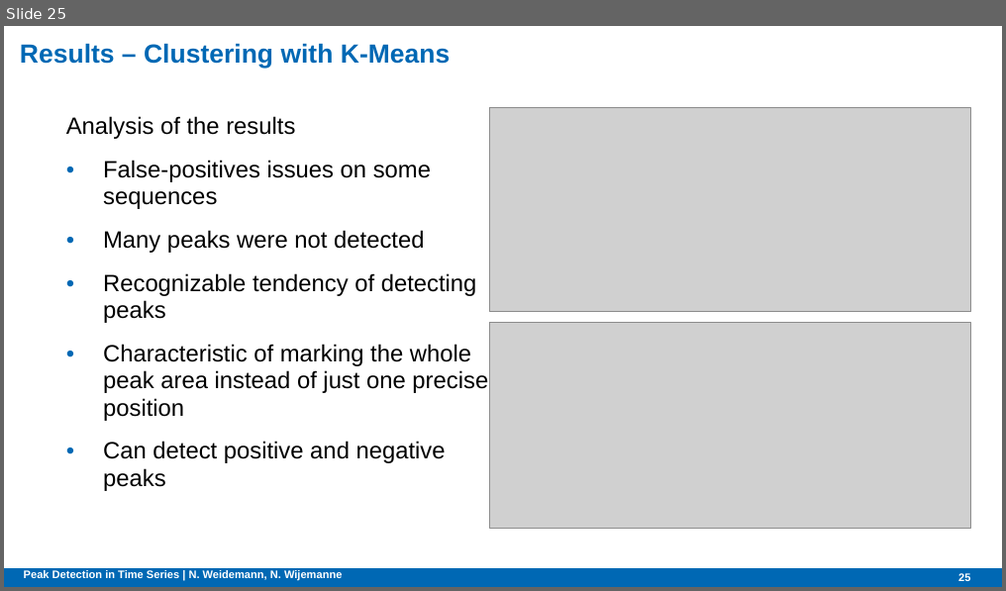
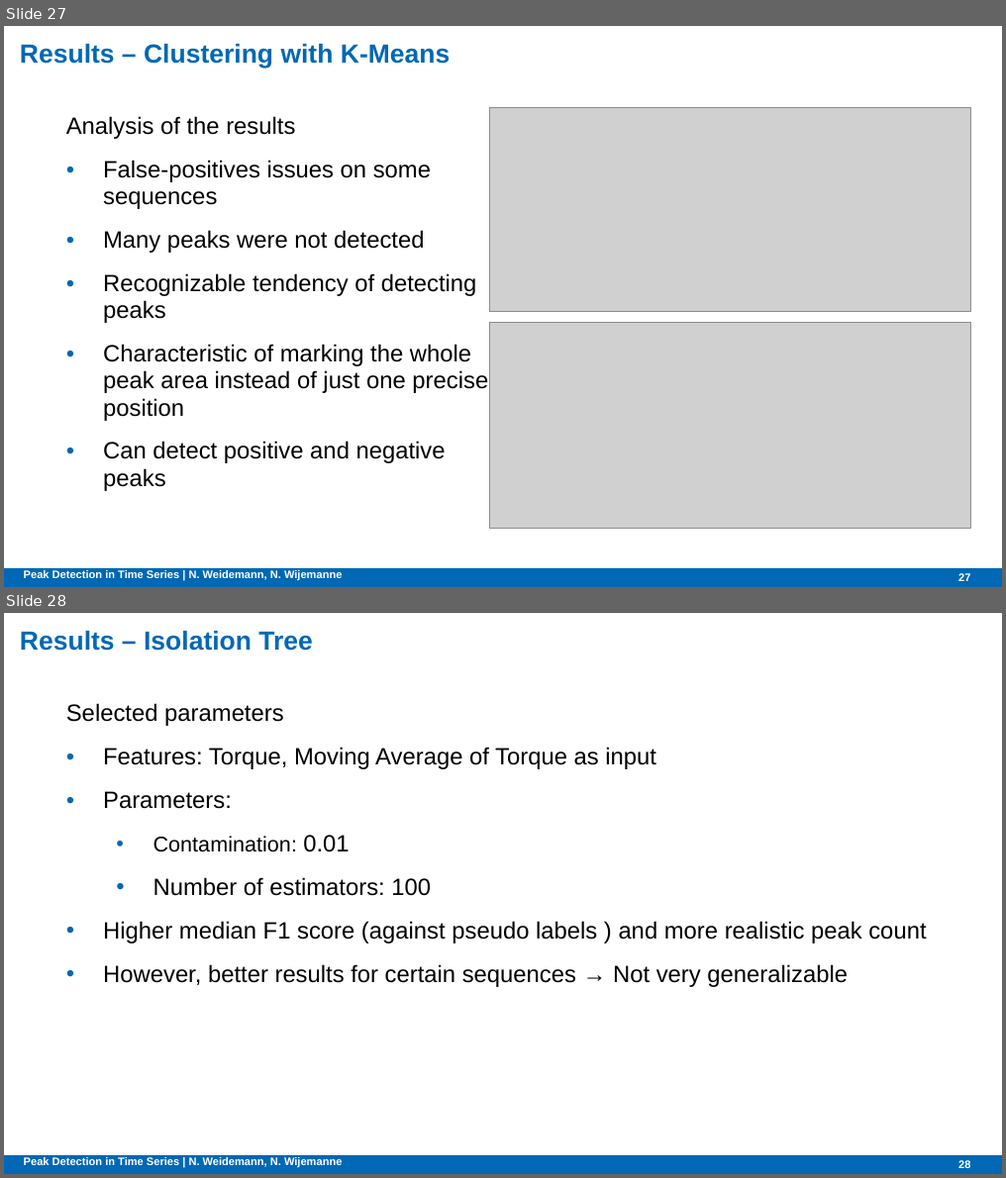
Before and after one commit to NatDharindri/AMSGroup2, a slide deck: Final presentation.pptx. Shown one above the other, each under a label of ours: slide 25 before the commit, slides 27 and 28 after it. The pictures are 1006x591 and 1006x1178 pixels, drawn with LibreOffice and Linux fonts; fonts in the diff are those of the drawing; grey boxes stand for pictures; background and template pictures are left out. Boxes give left, top, right and bottom in pixels: in the first picture for what was removed or moved away, otherwise in the second. Text is boxed around its words. In the diff, an @@ line names an element or a change of style, - is before the commit and + after.

Commit message:
Edits with Autoencoder and Isolation Tree

```diff
--- a/Final presentation.pptx
+++ b/Final presentation.pptx
@@ slide 28 added at (4, 613, 1002, 1174), background #FFFFFF; not listed: 1 template element that a slide beside it also shows @@
@@ title added at (20, 630, 313, 651), 18.9 pt, text #0068B4, bold @@
+Results – Isolation Tree
@@ text added at (66, 703, 926, 987), 17 pt, text #000000 @@
+Selected parameters
+• Features: Torque, Moving Average of Torque as input
+• Parameters:
+  • Contamination: 0.01
+  • Number of estimators: 100
+• Higher median F1 score (against pseudo labels ) and more realistic peak count
+• However, better results for certain sequences → Not very generalizable
@@ text added at (24, 1157, 342, 1167), 7.9 pt, text #FFFFFF, bold @@
+Peak Detection in Time Series | N. Weidemann, N. Wijemanne
@@ page number added at (958, 1160, 970, 1171), 7.9 pt, text #FFFFFF, bold @@
+28
@@ what was slide 25 is now slide 27 @@
@@ page number at (958, 573, 970, 581): text changed @@
-25
+27
```
Also in this commit, not shown: 1 slide changed, 5 other slides added.
